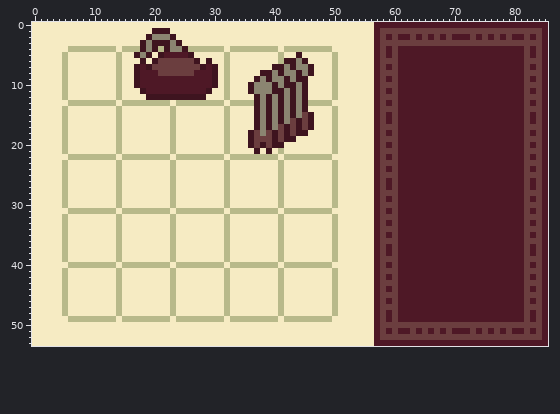
One commit to this pixel-art file: art_workspace/mockup.aseprite. The picture above was drawn from the file before the commit.
86x54 pixels, 1 frame.
Once edited:
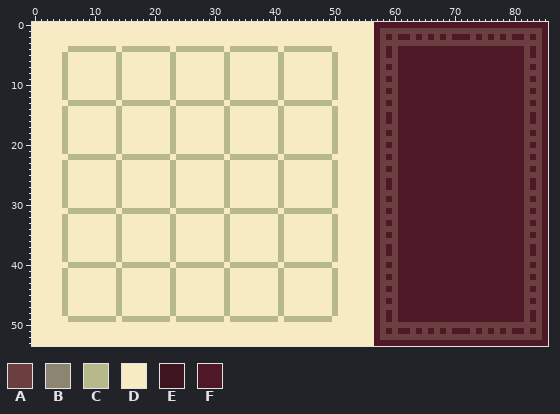
Palette (. is transparent): A #6b3e3f  B #8b8571  C #b8b98a  D #f6ebc3  E #3e141f  F #4e1826
Difference:
layer "Layer 3" now hidden
The author changed colour A to colour C in rows 6 to 8 at x 23; in rows 17 to 19 at x 41.
The author changed colour B to colour C in row 4 at x 19 and 24; in rows 9 to 10 at x 41; in row 13 at x 38, 40, 42 and 44.
The author changed colour E to colour C in row 4 at x 18, 20, 22 and 25; in rows 7 to 8 at x 41; in row 11 at x 41; in row 12 at x 23 and 41; in row 13 at x 37, 39, 43 and 45; in rows 14 to 16 at x 41.
The author changed colour E to colour C in row 20 at x 41.
The author changed colour F to colour C in row 5 at x 23; in rows 9 to 11 at x 23.
The author changed colour A to colour D in row 6 at x 21 to 22 and 24 to 26; in row 7 at x 20 to 22 and 24 to 27; in row 8 at x 21 to 22 and 24 to 26; in row 15 at x 45; in rows 16 to 17 at x 43 and 45; in row 18 at x 37, 39 and 43.
The author changed colour A to colour D in row 19 at x 37 to 39; in row 20 at x 37 and 39.
The author changed colour B to colour D in row 2 at x 20 to 22; in row 3 at x 19 and 23; in row 4 at x 23; in row 5 at x 18; in row 6 at x 44; in row 7 at x 42 and 44 to 45.
The author changed colour B to colour D in row 8 at x 40, 42 to 43 and 45; in row 9 at x 38, 40 and 43; in row 10 at x 37 to 39 and 44; in row 11 at x 37 to 39, 42 and 44; in row 12 at x 38, 40, 42 and 44; in rows 14 to 15 at x 38, 40, 42 and 44.
The author changed colour B to colour D in row 16 at x 38, 40 and 42; in row 17 at x 38 and 40; in row 18 at x 38.
The author changed colour E to colour D in row 1 at x 20 to 22; in row 2 at x 19 and 23; in row 3 at x 18, 20 to 22 and 24; in row 5 at x 17, 19, 21, 26 and 44; in row 6 at x 18, 20, 27, 29, 42 to 43 and 45; in row 7 at x 17, 19, 28, 30, 40, 43 and 46.
The author changed colour E to colour D in row 8 at x 17, 30, 38 to 39, 44 and 46; in row 9 at x 17, 30, 37, 39, 42 and 44 to 45; in row 10 at x 17, 30, 36, 40, 42 to 43 and 45; in row 11 at x 18, 29, 36, 40, 43 and 45; in row 12 at x 19 to 22, 24 to 28, 37, 39, 43 and 45; in row 13 at x 41.
The author changed colour E to colour D in row 14 at x 37, 39, 43 and 45; in row 15 at x 37, 39, 43 and 46; in row 16 at x 37, 39, 44 and 46; in row 17 at x 37, 39, 42, 44 and 46; in row 18 at x 36, 40, 42 and 44 to 45; in row 19 at x 36, 40 and 42 to 43.
The author changed colour E to colour D in row 20 at x 36, 38 and 40; in row 21 at x 37 and 39.
The author changed colour F to colour D in row 5 at x 22 and 24 to 25; in row 7 at x 18 and 29; in row 8 at x 18 to 20 and 27 to 29; in rows 9 to 10 at x 18 to 22 and 24 to 29; in row 11 at x 19 to 22 and 24 to 28.
